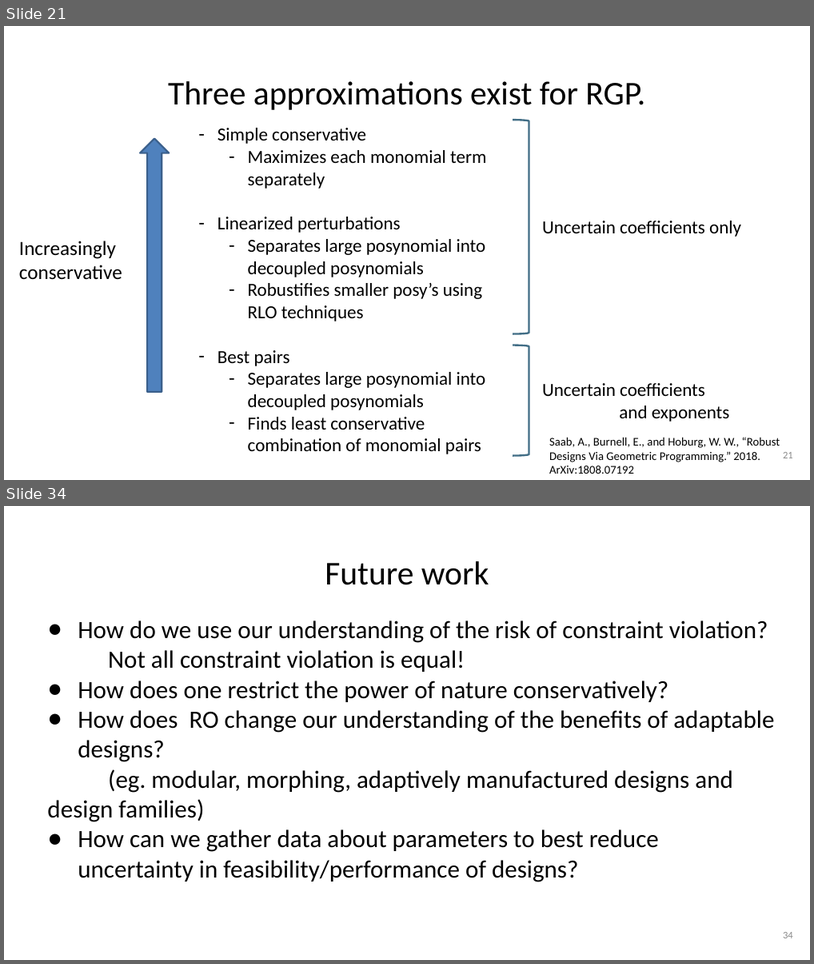
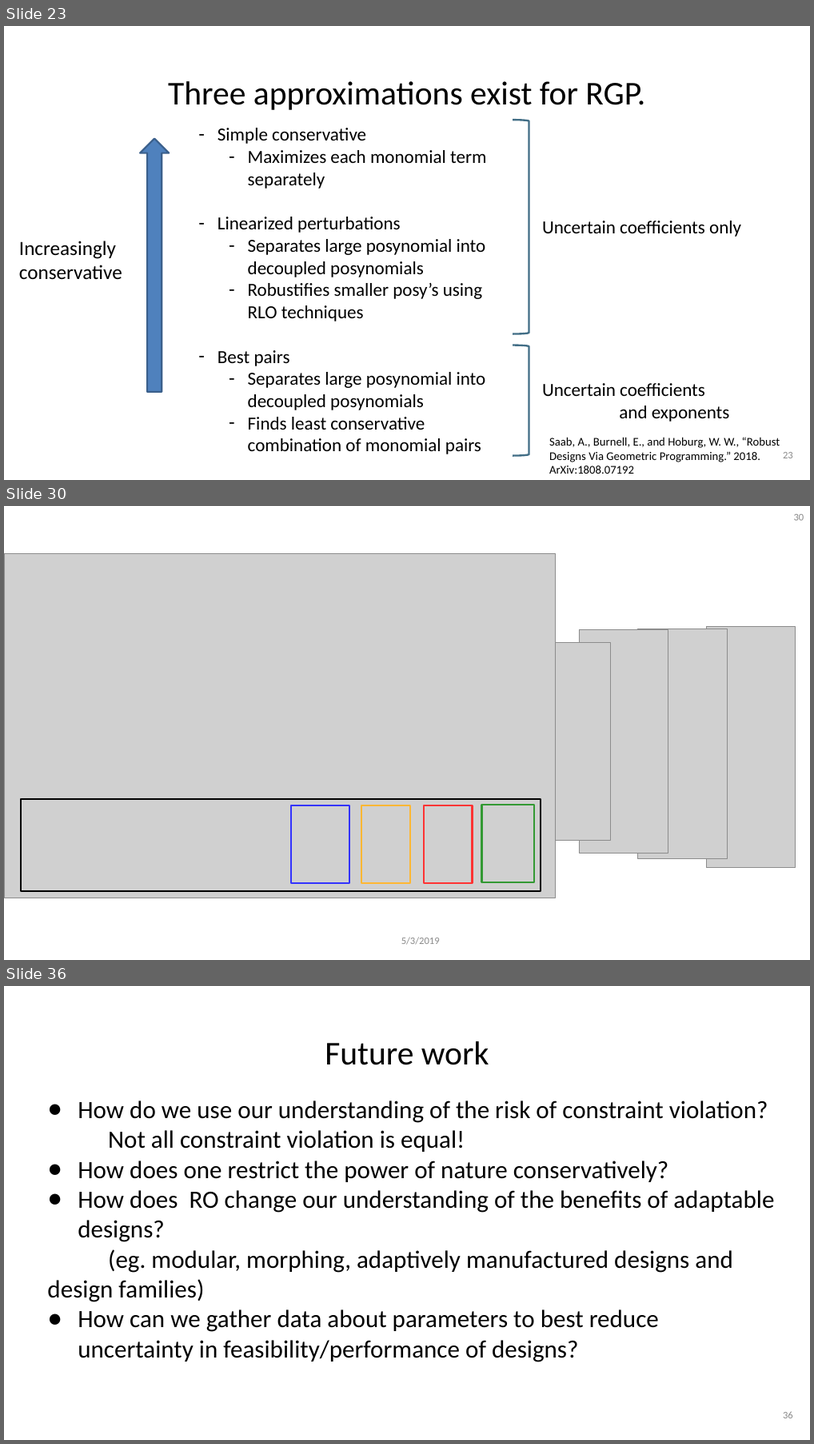
Before and after one commit to 1ozturkbe/robustSPpaper, a slide deck: presentations/acdlSeminar_20190503.pptx. Shown one above the other, each under a label of ours: slides 21 and 34 before the commit, slides 23, 30 and 36 after it; the slides between them are not shown. The pictures are 814x964 and 814x1444 pixels, drawn with LibreOffice and Linux fonts; fonts in the diff are those of the drawing; grey boxes stand for pictures; background and template pictures are left out. Boxes give left, top, right and bottom in pixels: in the first picture for what was removed or moved away, otherwise in the second. Text is boxed around its words. In the diff, an @@ line names an element or a change of style, - is before the commit and + after.

```diff
--- a/presentations/acdlSeminar_20190503.pptx
+++ b/presentations/acdlSeminar_20190503.pptx
@@ slide 30 added at (x1=4, y1=506, x2=810, y2=960), background #FFFFFF @@
@@ page number added at (x1=794, y1=514, x2=805, y2=520), 12 pt, text #8C8C8C @@
+30
@@ picture added at (x1=4, y1=554, x2=556, y2=898) @@
@@ picture added at (x1=522, y1=642, x2=611, y2=840) @@
@@ picture added at (x1=579, y1=630, x2=668, y2=853) @@
@@ picture added at (x1=638, y1=629, x2=727, y2=860) @@
@@ picture added at (x1=706, y1=626, x2=795, y2=867) @@
@@ rectangle added at (x1=20, y1=799, x2=541, y2=891), outline #000000 2 pt @@
@@ rectangle added at (x1=291, y1=805, x2=350, y2=883), outline #3333FE 2 pt @@
@@ rectangle added at (x1=362, y1=805, x2=410, y2=883), outline #FFB733 2 pt @@
@@ rectangle added at (x1=425, y1=805, x2=473, y2=883), outline #FF3333 2 pt @@
@@ rectangle added at (x1=482, y1=805, x2=534, y2=882), outline #339933 2 pt @@
@@ text added at (x1=402, y1=936, x2=440, y2=944), 12 pt, text #8C8C8C @@
+5/3/2019
@@ what was slide 21 is now slide 23 @@
@@ page number at (x1=783, y1=452, x2=794, y2=458): text changed @@
-21
+23
@@ what was slide 34 is now slide 36 @@
@@ page number at (x1=783, y1=1411, x2=794, y2=1418): text changed @@
-34
+36
```
Also in this commit, not shown: 33 slides changed, 2 other slides added, 1 slide removed.
